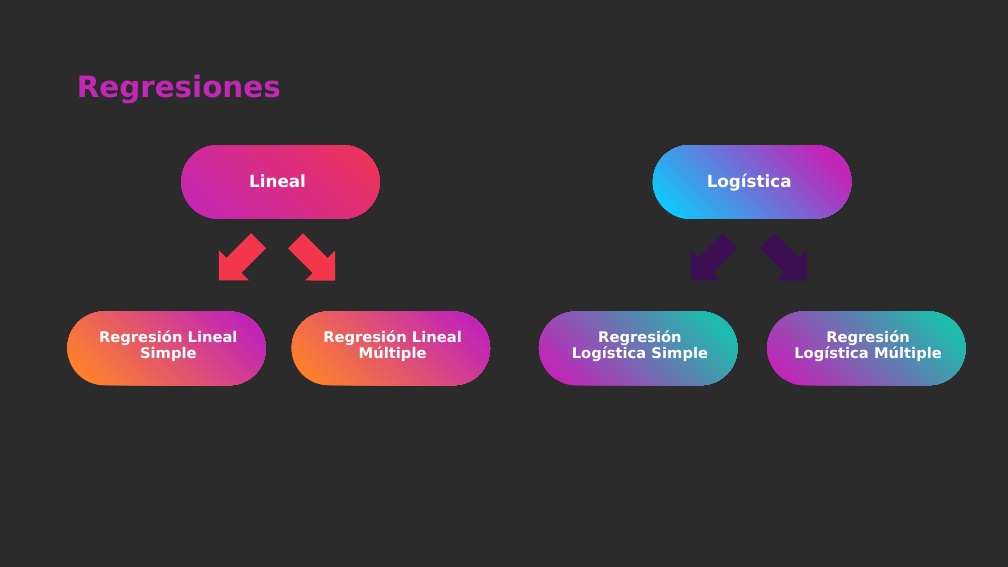
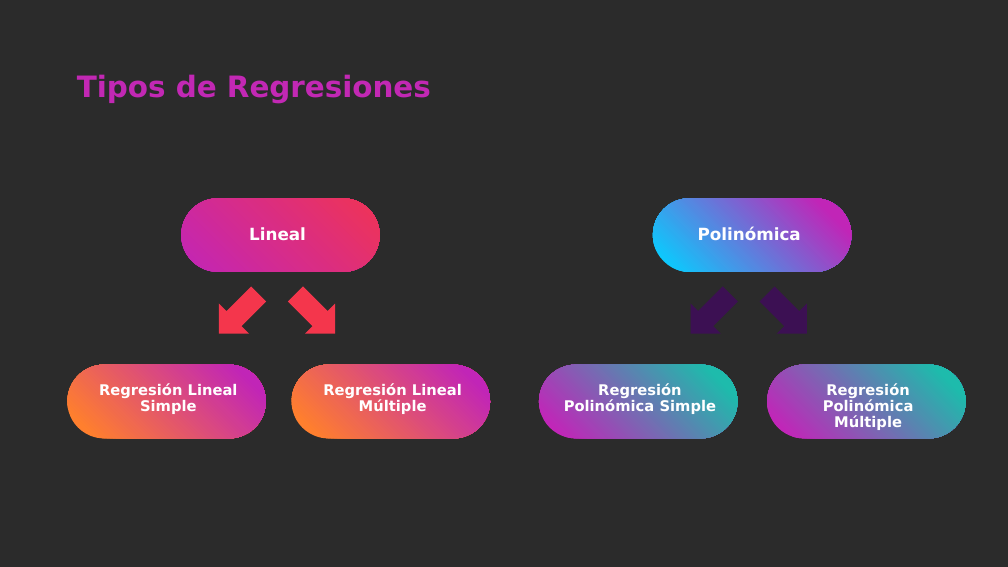
Before and after one commit to csameshiman/Axity_Curso_ML_2023, a slide deck: slide 6 of Diapositivas/Parte 02.Regresión/Sección 02.1.Simple Linear Regression/Simple_Linear_Regression.pptx (slide 4 before the commit). Drawn at 1008x567 pixels with LibreOffice and Linux fonts; fonts in the diff are those of the drawing; background and template pictures are left out; a plain dark background stands for a picture behind light text. Boxes give left, top, right and bottom in pixels: in the first picture for what was removed or moved away, otherwise in the second. Text is boxed around its words. In the diff, an @@ line names an element or a change of style, - is before the commit and + after.

```diff
--- a/Diapositivas/Parte 02.Regresión/Sección 02.1.Simple Linear Regression/Simple_Linear_Regression.pptx
+++ b/Diapositivas/Parte 02.Regresión/Sección 02.1.Simple Linear Regression/Simple_Linear_Regression.pptx
@@ title at bbox=[77, 74, 431, 103]: text changed @@
-Regresiones
+Tipos de Regresiones
@@ text at bbox=[698, 227, 801, 245]: text changed @@
-Logística
+Polinómica
@@ 4 down arrows, 3 texts, 2 rounded rectangles: place and size @@
-4 down arrows, 3 texts, 2 rounded rectangles at bbox=[99, 145, 852, 362]
+4 down arrows, 3 texts, 2 rounded rectangles at bbox=[99, 198, 852, 415]
@@ text at bbox=[564, 383, 717, 415]: text changed @@
-Regresión Logística Simple
+Regresión Polinómica Simple
@@ 4 rounded rectangles: place and size @@
-4 rounded rectangles at bbox=[67, 312, 966, 386]
+4 rounded rectangles at bbox=[67, 364, 966, 439]
@@ text at bbox=[823, 383, 914, 431]: text changed @@
-Regresión Logística Múltiple
+Regresión Polinómica Múltiple
```
Also in this commit, not shown: 4 other slides changed, 6 slides added.
